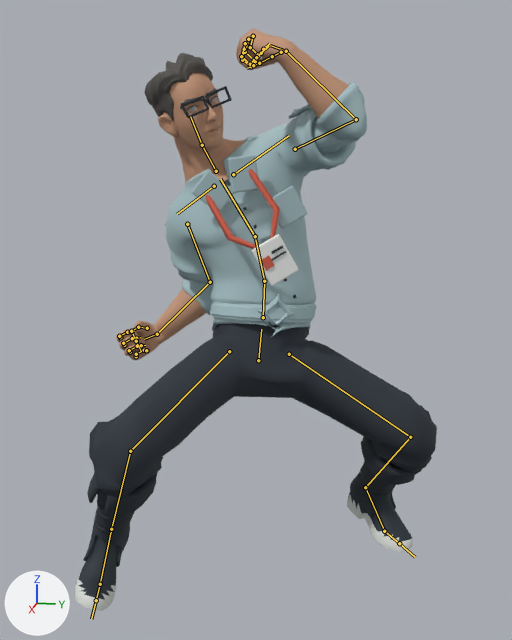
The glTF model Assets/Models/teacher_programming.glb as it was, and as the next commit left it.
Before and after are seen from a 50 mm camera at (1.961, 0.507, 1.265) aimed at (0.043, 0.124, 0.785). Every picture has the same lights, and +X, +Y and +Z are marked at lower left. The picture after the commit comes second. Both versions are drawn at frame 3 of the action 'Hook'; the numbers are the values there. The bones that change, and the others that lie on the model, are drawn over the model as lines.

Names of what the first picture shows: 'CampusHair', 'Chest pocket', 'Eyebrows', 'Eyes', 'Glasses bridge', 'ID photo', 'ID text rule', 'ID text rule2', 'Lanyard', 'Lecturer glasses', 'Lecturer glasses.001', 'Male_Peasant_Arms', 'Male_Peasant_Body', 'Male_Peasant_Feet', 'Male_Peasant_Legs', 'Shirt collar', 'Shirt collar.001', 'Student identity card', 'StudentHead'.
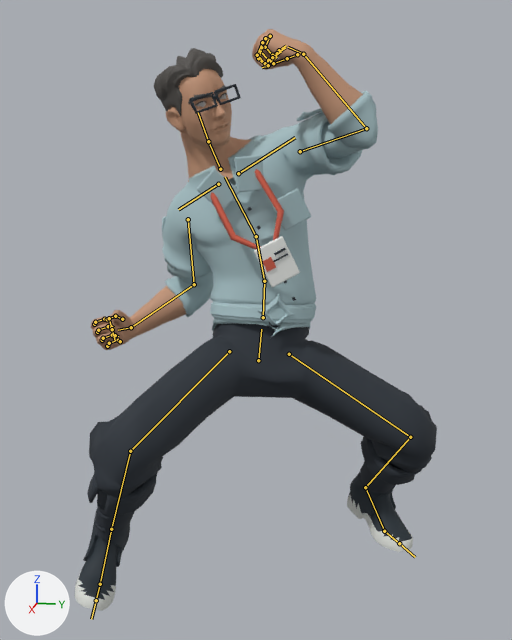
Changed parts and their boxes (x1, y1, x2, y2) in the pictures (512 x 640 px):
'Male_Peasant_Body', posed
    before: (165, 104, 356, 337)
    after: (162, 108, 362, 337)
'Male_Peasant_Arms', posed (14% wider)
    before: (116, 29, 367, 360)
    after: (91, 29, 378, 350)
'StudentHead', posed
    before: (158, 73, 245, 186)
    after: (166, 69, 252, 182)
'CampusHair', posed
    before: (144, 53, 213, 121)
    after: (154, 48, 223, 116)
'Lanyard', posed
    before: (206, 168, 280, 249)
    after: (210, 169, 284, 250)
'Shirt collar', posed
    before: (192, 171, 234, 211)
    after: (196, 169, 239, 210)
'Shirt collar.001', posed
    before: (228, 155, 258, 193)
    after: (234, 155, 264, 192)
'Chest pocket', posed
    before: (267, 186, 307, 229)
    after: (271, 188, 311, 231)
'Lecturer glasses', posed
    before: (181, 95, 209, 118)
    after: (189, 92, 218, 114)
'Lecturer glasses.001', posed
    before: (205, 86, 232, 108)
    after: (214, 84, 241, 105)
'Eyebrows', posed (9% shorter)
    before: (180, 88, 218, 110)
    after: (188, 85, 227, 105)
'Eyes', posed (7% shorter)
    before: (188, 97, 217, 111)
    after: (196, 94, 226, 107)
bone 'spine_02', root to tip
    before: (264, 281) to (255, 236)
    after: (264, 281) to (256, 236)
bone 'spine_03', root to tip
    before: (255, 236) to (220, 179)
    after: (256, 236) to (225, 177)
bone 'clavicle_l', root to tip
    before: (233, 174) to (289, 135)
    after: (238, 173) to (295, 137)
bone 'upperarm_r', root to tip
    before: (187, 224) to (210, 282)
    after: (188, 219) to (194, 284)
bone 'lowerarm_r', root to tip
    before: (210, 282) to (157, 334)
    after: (194, 284) to (131, 327)
bone 'Head', root to tip
    before: (202, 145) to (190, 116)
    after: (208, 141) to (198, 112)

Edits to the bpy script that builds the scene:
```text
Change bone_spine_02:
    where bone_spine_02 = bpy.data.objects['CampusRig'].pose.bones['spine_02']  # child of 'spine_01'
    bone_spine_02.rotation_quaternion: (0.97, 0.143, 0.078, 0.183) -> (0.97, 0.151, 0.078, 0.172)  # degrees (18, 6, 22) -> degrees (19, 6, 21)
Change bone_spine_03:
    where bone_spine_03 = bpy.data.objects['CampusRig'].pose.bones['spine_03']  # child of 'spine_02'
    bone_spine_03.rotation_quaternion: (0.978, -0.018, -0.176, 0.106) -> (0.981, -0.008, -0.165, 0.097)  # degrees (-4, -20, 13) -> degrees (-3, -19, 12)
Change bone_clavicle_l:
    where bone_clavicle_l = bpy.data.objects['CampusRig'].pose.bones['clavicle_l']  # child of 'spine_03'
    bone_clavicle_l.rotation_quaternion: (0.978, 0.015, -0.083, -0.19) -> (0.981, 0.014, -0.076, -0.175)  # degrees (3, -9, -22) -> degrees (3, -8, -20)
Change bone_upperarm_r:
    where bone_upperarm_r = bpy.data.objects['CampusRig'].pose.bones['upperarm_r']  # child of 'clavicle_r'
    bone_upperarm_r.rotation_quaternion: (0.83, -0.334, 0.0, 0.442) -> (0.871, -0.255, 0.0, 0.418)  # degrees (-36, 17, 50) -> degrees (-27, 12, 48)
Change bone_lowerarm_r:
    where bone_lowerarm_r = bpy.data.objects['CampusRig'].pose.bones['lowerarm_r']  # child of 'upperarm_r'
    bone_lowerarm_r.rotation_quaternion: (0.773, 0.547, 0.302, -0.075) -> (0.761, 0.552, 0.32, -0.091)  # degrees (75, 33, 15) -> degrees (77, 36, 16)
Change bone_head:
    where bone_head = bpy.data.objects['CampusRig'].pose.bones['Head']  # child of 'neck_01'
    bone_head.rotation_quaternion: (0.981, 0.085, 0.166, -0.051) -> (0.983, 0.067, 0.158, -0.05)  # degrees (9, 20, -4) -> degrees (7, 19, -5)
```
